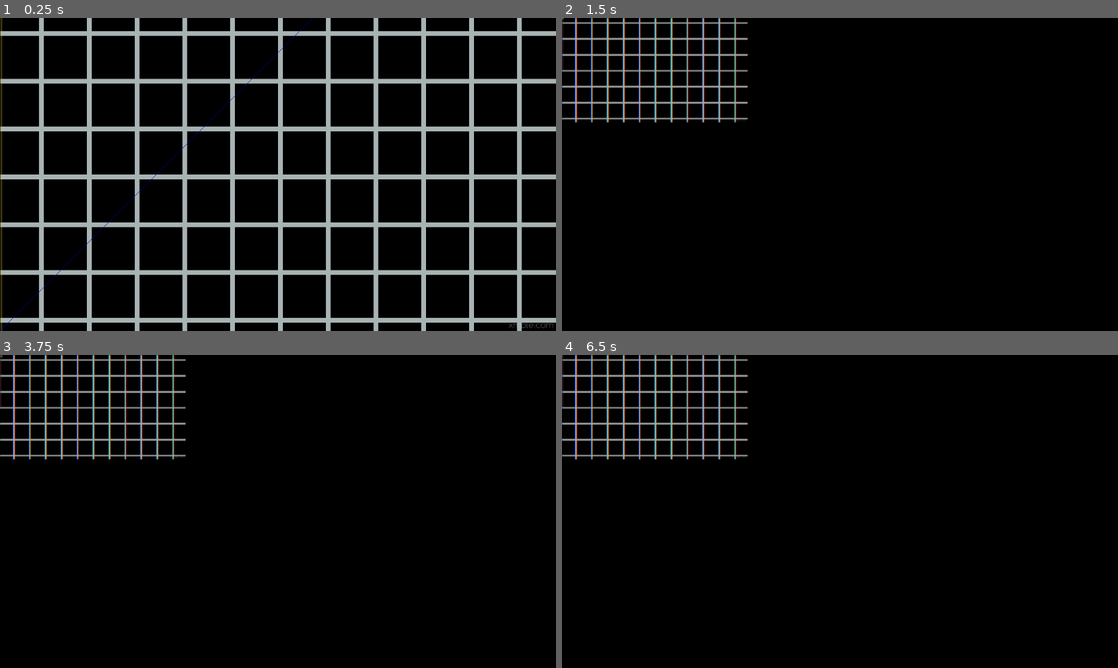
Above: before the commit, frames 1-4 (two rows, left to right).
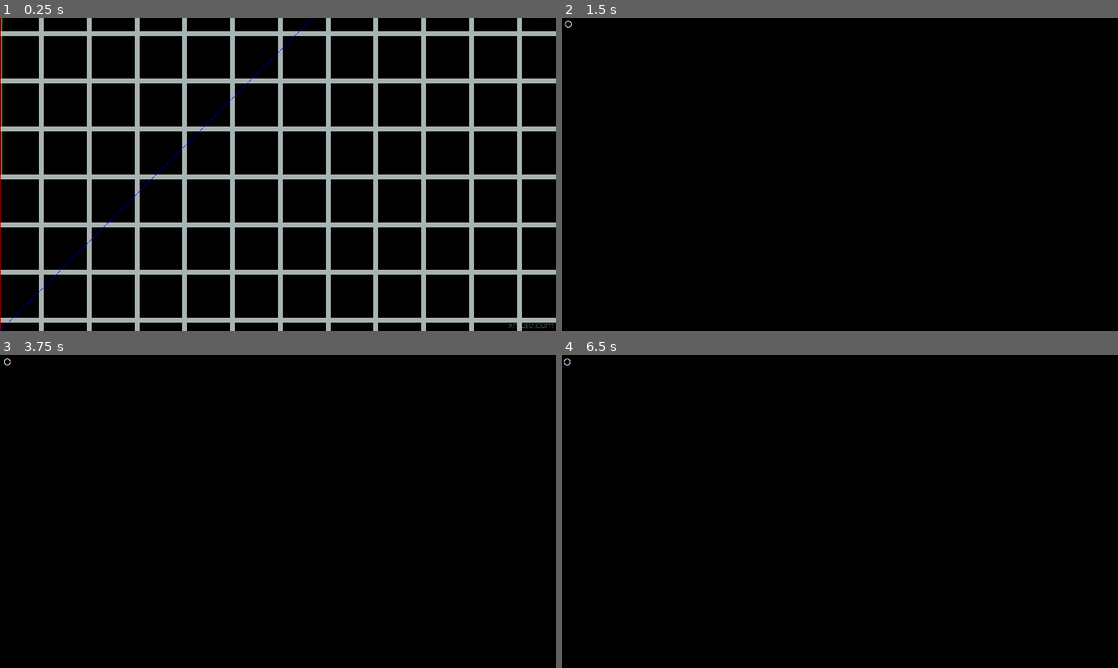
Above: after the commit, the same moments.

Repository: realgdman/subpixeana
Game: Godot game, scene res://scenes/startup_scene.tscn
Two runs of this game, one before a commit and one after it. Both use one fixed random seed, a clock stepped at 60 frames per second and the inputs below.
Inputs (mouse positions are in pixels of both pictures, inside the frame that each line leads up to):
- Up to frame 1 (0.25 s): no input
- Up to frame 2 (1.5 s): tap Enter at 0.5 s; move the mouse to (962, 158) at 0.52 s; hold D (move_right) 0.53-1.25 s; click (962, 158) at 0.67 s; click "START" at 1.25 s
- Up to frame 3 (3.75 s): tap Space at 2, 3.5 s; move the mouse to (166, 527) at 2.02 s; hold S (move_down) 2.03-2.78 s; tap Enter at 2.75 s; move the mouse to (333, 442) at 2.77 s; hold D (move_right) 2.78-3.53 s; move the mouse to (250, 574) at 3.52 s; hold W (move_up) from 3.53 s (still down); click (250, 574) at 3.67 s
- Up to frame 4 (6.5 s): tap Enter at 4.25 s; move the mouse to (1006, 558) at 4.27 s; release W (move_up) at 4.28 s; hold A (move_left) 4.28-5.78 s; tap Space at 5 s; move the mouse to (673, 464) at 5.02 s; move the mouse to (867, 511) at 5.77 s; hold S (move_down) from 5.78 s (still down); click (867, 511) at 5.92 s

The runs differ from the first frame. In frame 1, 2.4% of the frame differs, in the area x 0-100%, y 0-100%; in frame 2, 3.5%, in the area x 0-34%, y 0-34%; in frame 3, 3.5%; in frame 4, 3.5%.

Commit message:
rgb shader update

Diff:
--- a/project.godot
+++ b/project.godot
@@ -20,6 +20,7 @@
 window/size/height=720
 window/size/resizable=false
 window/dpi/allow_hidpi=true
+window/stretch/mode="2d"
 
 [editor_plugins]
 
--- a/scenes/game_scene.tscn
+++ b/scenes/game_scene.tscn
@@ -22,11 +22,13 @@
 color = Color( 0, 0, 0, 1 )
 
 [node name="Test" type="Sprite" parent="Viewport"]
+visible = false
 position = Vector2( 3, 2 )
 texture = ExtResource( 3 )
 centered = false
 
 [node name="test_player" parent="Viewport" instance=ExtResource( 1 )]
+position = Vector2( 21, 20 )
 
 [node name="SubpixelCanvas" type="TextureRect" parent="."]
 material = ExtResource( 2 )
--- a/util/subpixel/subpixel_canvas_rgb.gdshader
+++ b/util/subpixel/subpixel_canvas_rgb.gdshader
@@ -1,9 +1,9 @@
 shader_type canvas_item;
 
-const float dx1 = 1.0/1280.0;
-const float dx2 = dx1 * 2.0;
-const float dy1 = 1.0/720.0;
-const float dy2 = dy1 * 2.0;
+const float dx1 = 1.0/1024.0/3.0;
+const float dx2 = 2.0/1024.0/3.0;
+const float dy1 = 1.0/720.0/3.0;
+const float dy2 = 2.0/720.0/3.0;
 
 
 void fragment() {
Binary file changed: assets/subpixart.png
